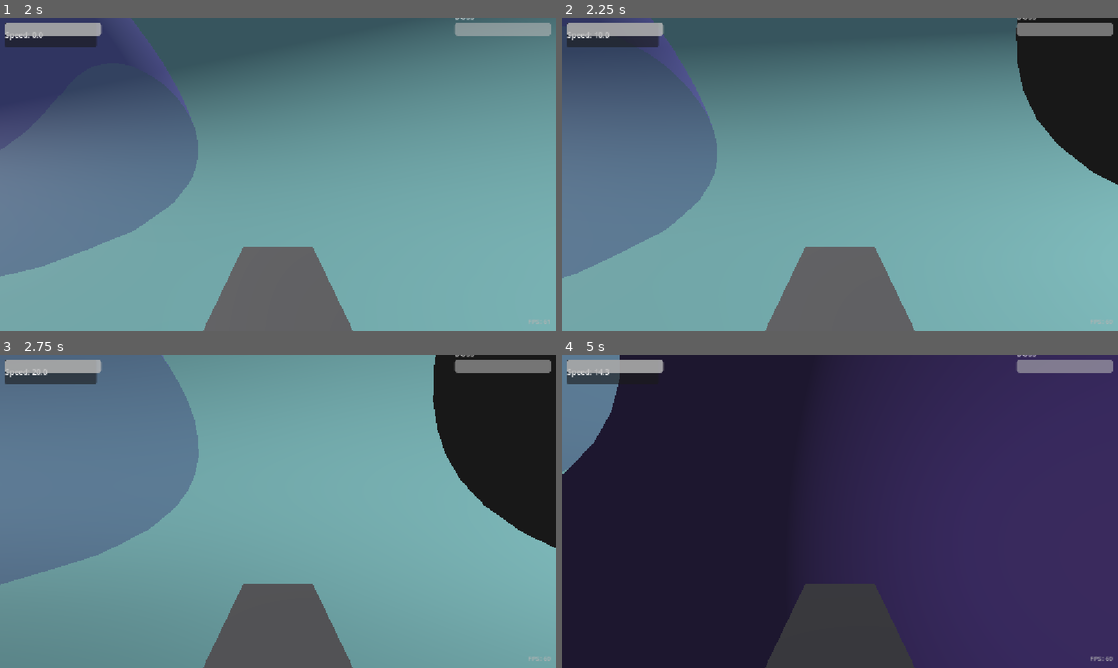
Above: before the commit, frames 1-4 (two rows, left to right).
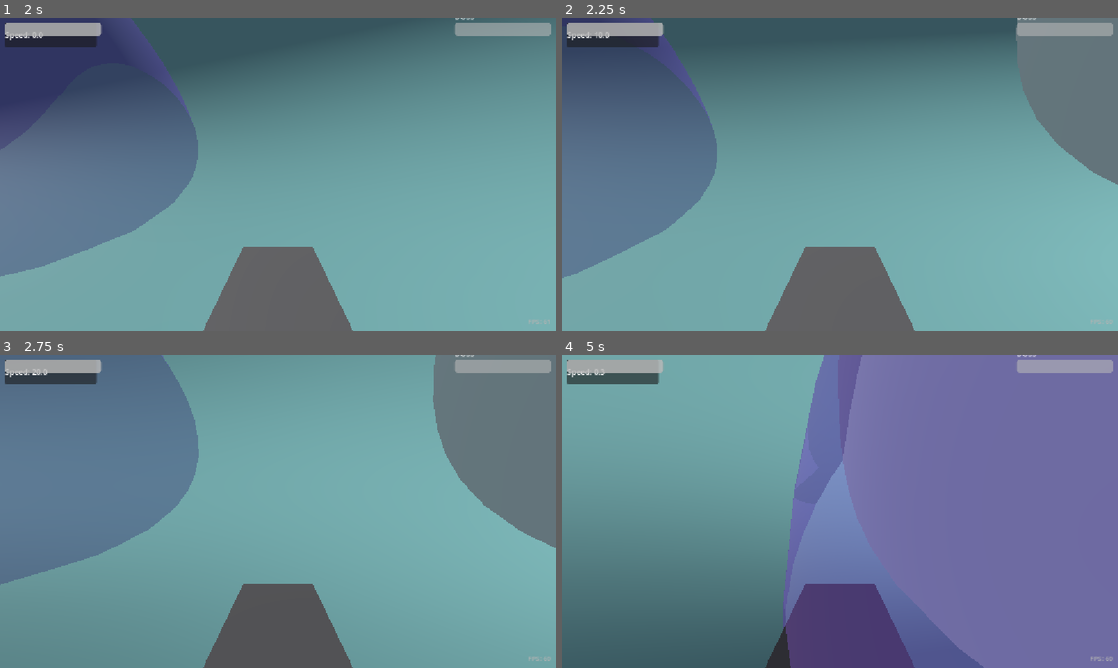
Above: after the commit, the same moments.

Repository: eternaldensity/pipe-survivor
Game: Godot game, scene res://MainMenu.tscn
Two runs of this game, one before a commit and one after it. Both use one fixed random seed, a clock stepped at 60 frames per second and the inputs below.
Inputs:
- Up to frame 1 (2 s): click "Start Game" at 0.5 s; tap Enter (ui_accept) at 1.25, 1.52 s; hold Right (ui_right) from 1.28 s (still down); hold R from 1.28 s (still down)
- Up to frame 2 (2.25 s): release Right (ui_right) at 2.03 s; release R at 2.03 s; hold Down (ui_down) from 2.03 s (still down); tap 1 at 2.1 s
- Up to frame 3 (2.75 s): keep holding Down (ui_down); tap Enter (ui_accept) at 2.27 s
- Up to frame 4 (5 s): release Down (ui_down) at 2.78 s; hold Right (ui_right) 2.78-3.53 s; hold 2 2.78-3.53 s; hold Up (ui_up) 3.53-4.28 s; tap 3 at 3.6 s; tap Enter (ui_accept) at 3.77, 4.52 s; hold Left (ui_left) from 4.28 s (still down); hold R from 4.28 s (still down)

Frame 1 is identical in both runs. In frame 2, 7.4% of the frame differs, in the area x 81-100%, y 0-54%; in frame 3, 11%; in frame 4, 99%, in the area x 0-100%, y 0-100%.

Commit message:
Cap every unconnected pipe mouth with an EndCap and collision

Diff:
--- a/level_generator.gd
+++ b/level_generator.gd
@@ -347,6 +347,8 @@
 	# Let async section _ready calls (junction CSG) settle.
 	await get_tree().process_frame
 	await get_tree().process_frame
+	# Seal the start and every dead end / unused junction mouth.
+	network.cap_open_ends()
 
 func _scene_for_type(type: SectionType) -> PackedScene:
 	match type:
--- a/pipe_network.gd
+++ b/pipe_network.gd
@@ -28,6 +28,82 @@
 
 	sections.append(section)
 	return section
+
+
+## Seal every mouth that has no section attached. This covers the level start,
+## dead-end branches, unused junction exits and the far end of the arena, so the
+## player never sees an open pipe end leading to the void.
+func cap_open_ends() -> void:
+	var used := {}
+	for s in sections:
+		if s.attached_from != null:
+			used["%d:%d" % [s.attached_from.get_instance_id(), s.attached_exit]] = true
+
+	for s in sections:
+		if s.attached_from == null:
+			_add_cap(s, s.entry, s.get_entry_radius(), 1.0)
+		for i in range(s.exits.size()):
+			var key := "%d:%d" % [s.get_instance_id(), i]
+			if used.has(key):
+				continue
+			_add_cap(s, s.exits[i], s.get_exit_radius(i), -1.0)
+
+func _add_cap(section: PipeSection, marker: Marker3D, radius: float, facing: float) -> void:
+	if marker == null or radius <= 0.0:
+		return
+	var cap := MeshInstance3D.new()
+	cap.name = "EndCap"
+	cap.mesh = _build_cap_mesh(radius, facing)
+	# Marker transforms are local to the section; the cap is a sibling of the
+	# marker, so copy the local transform directly.
+	cap.transform = marker.transform
+	var mat := StandardMaterial3D.new()
+	mat.albedo_color = Color(0.36, 0.43, 0.45)
+	mat.cull_mode = BaseMaterial3D.CULL_BACK
+	cap.material_override = mat
+	section.add_child(cap)
+
+	var body := StaticBody3D.new()
+	body.collision_layer = 1
+	body.collision_mask = 1
+	var col := CollisionShape3D.new()
+	var shape := CylinderShape3D.new()
+	shape.radius = radius
+	shape.height = 1.0
+	col.shape = shape
+	# CylinderShape3D's axis is local Y; rotate it onto the mouth's Z axis.
+	col.rotation = Vector3(PI * 0.5, 0.0, 0.0)
+	body.add_child(col)
+	cap.add_child(body)
+
+func _build_cap_mesh(radius: float, facing: float) -> ArrayMesh:
+	var verts := PackedVector3Array()
+	var normals := PackedVector3Array()
+	var indices := PackedInt32Array()
+	var n := Vector3(0.0, 0.0, facing)
+	verts.append(Vector3.ZERO)
+	normals.append(n)
+	var steps := PipeSection.RING_SEGMENTS
+	for j in range(steps):
+		var a := TAU * float(j) / float(steps)
+		verts.append(Vector3(cos(a) * radius, sin(a) * radius, 0.0))
+		normals.append(n)
+	for j in range(steps):
+		var j2 := (j + 1) % steps
+		# Godot treats clockwise winding as the front face: [0, j, j2] makes
+		# the -Z side front, [0, j2, j] the +Z side.
+		if facing < 0.0:
+			indices.append_array([0, 1 + j, 1 + j2])
+		else:
+			indices.append_array([0, 1 + j2, 1 + j])
+	var arrays := []
+	arrays.resize(Mesh.ARRAY_MAX)
+	arrays[Mesh.ARRAY_VERTEX] = verts
+	arrays[Mesh.ARRAY_NORMAL] = normals
+	arrays[Mesh.ARRAY_INDEX] = indices
+	var mesh := ArrayMesh.new()
+	mesh.add_surface_from_arrays(Mesh.PRIMITIVE_TRIANGLES, arrays)
+	return mesh
 
 
 func get_section_at(world_pos: Vector3) -> PipeSection:
